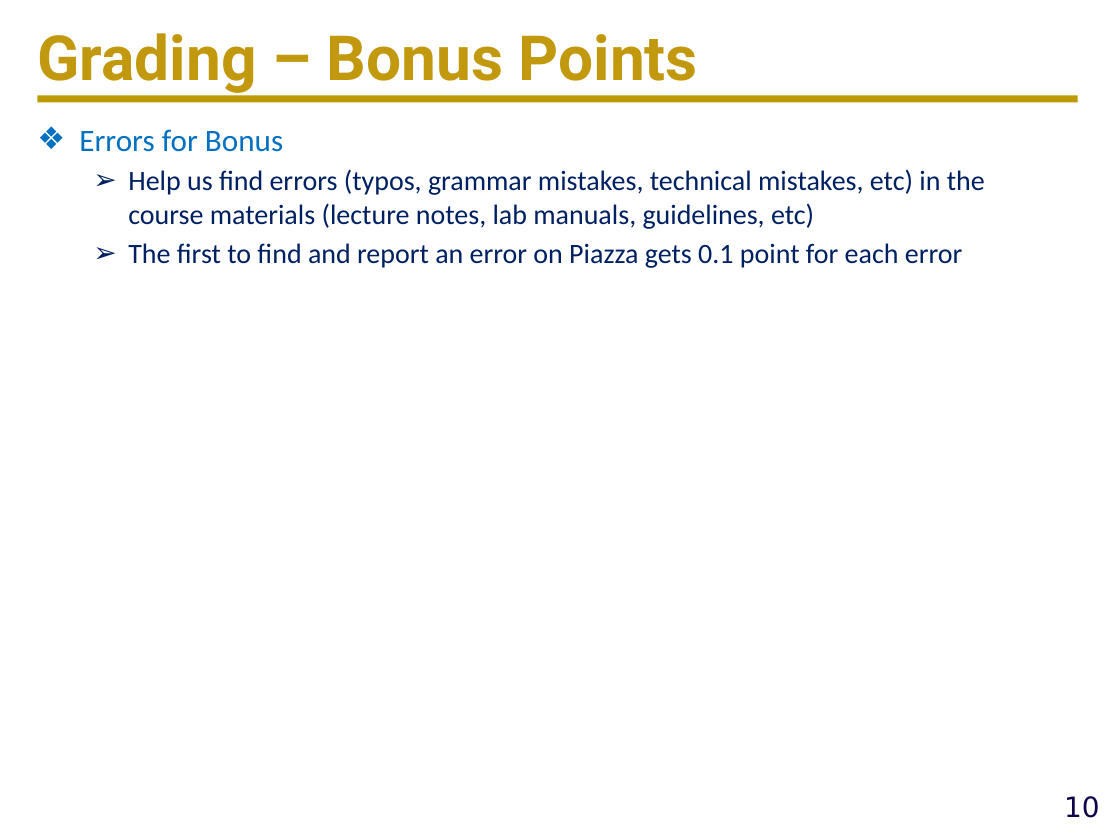
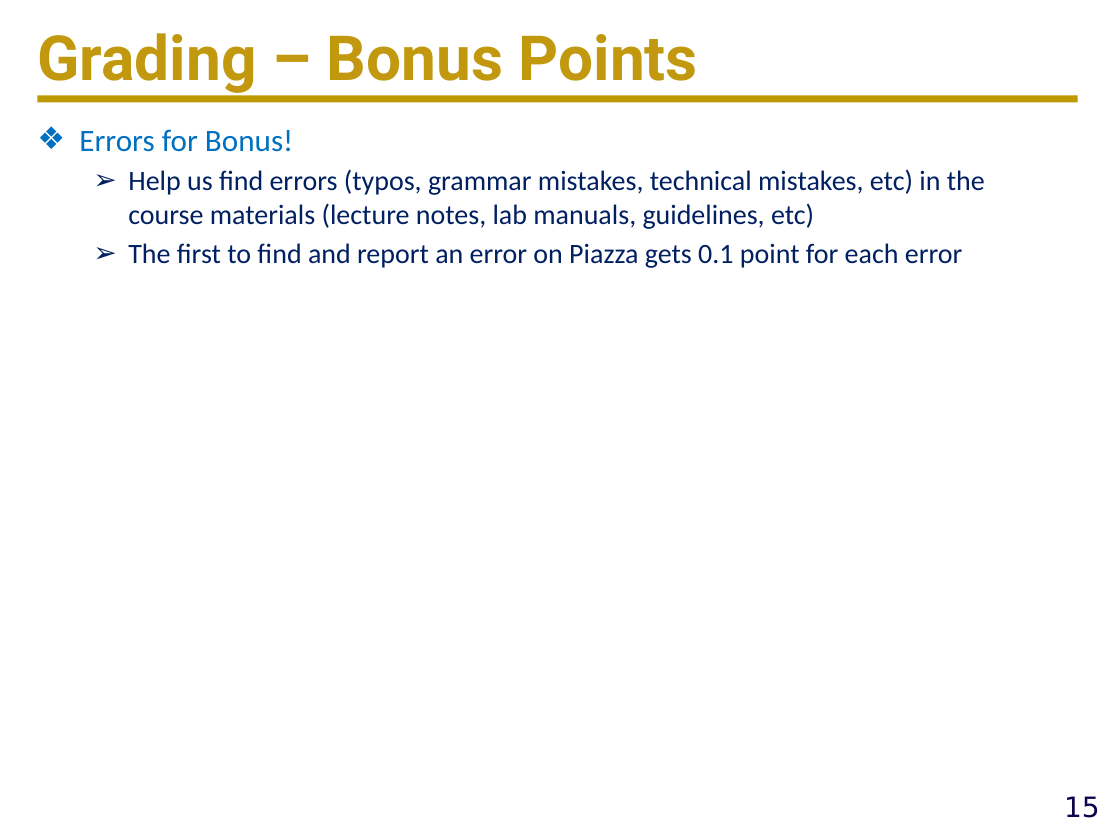
Before and after one commit to ucdart/UCD-EEC134, a slide deck: slide 15 of lectures/lec0/Lec0-CourseMechanisms.pptx (slide 10 before the commit). Drawn at 1120x840 pixels with LibreOffice and Linux fonts; fonts in the diff are those of the drawing; background and template pictures are left out. Boxes give left, top, right and bottom in pixels: in the first picture for what was removed or moved away, otherwise in the second. Text is boxed around its words. In the diff, an @@ line names an element or a change of style, - is before the commit and + after.

```diff
--- a/lectures/lec0/Lec0-CourseMechanisms.pptx
+++ b/lectures/lec0/Lec0-CourseMechanisms.pptx
@@ text at [79,129,293,152]: text changed @@
-❖ Errors for Bonus
+❖ Errors for Bonus!
@@ page number at [1064,796,1100,818]: text changed @@
-10
+15
```
Also in this commit, not shown: 7 other slides changed, 5 slides added, 4 other files.
